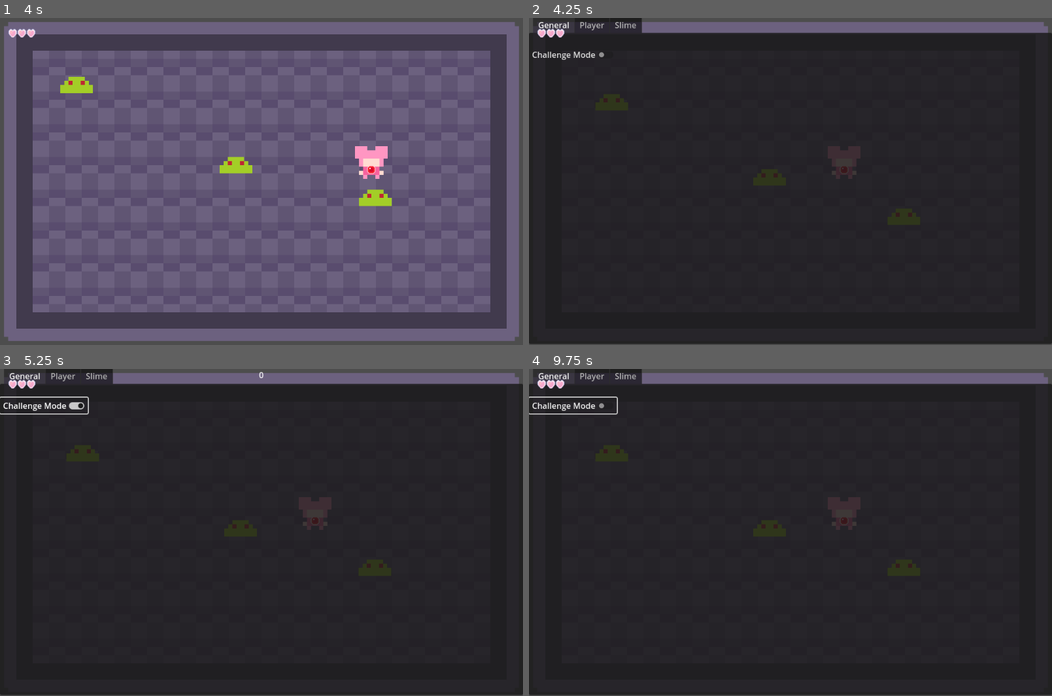
Above: before the commit, frames 1-4 (two rows, left to right).
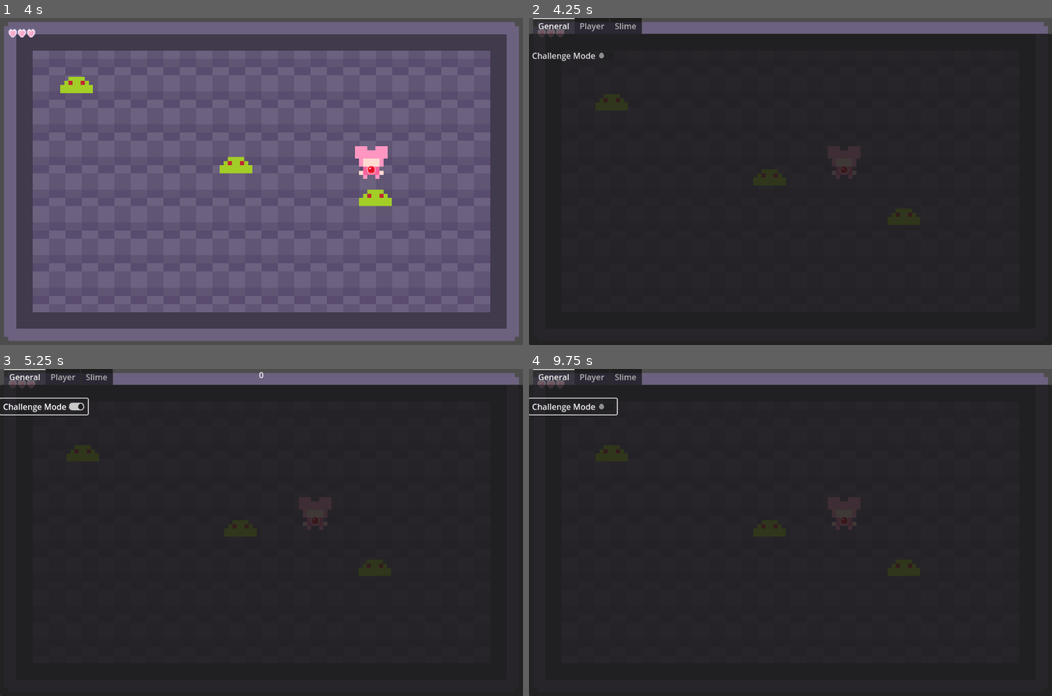
Above: after the commit, the same moments.

Repository: MagicalMegaDev/Magical-Persona-Repo
Game: Godot game, scene res://Assets/Scenes/main.tscn
Same seed, same stepped clock (60 frames per second), same inputs: the game is played once before the commit and once after it.
Inputs:
- Up to frame 1 (4 s): tap Enter at 0.5 s; hold D (move_right) 0.53-1.28 s; tap Space (speed) every 0.75 s from 0.6 to 3.6 s; hold S (move_down) 1.28-2.03 s; hold D (move_right) 2.03-2.78 s; hold W (move_up) 2.78-3.53 s; hold A (move_left) from 3.53 s (still down)
- Up to frame 2 (4.25 s): keep holding A (move_left); tap Tab (debug_menu) at 4.15 s
- Up to frame 3 (5.25 s): tap Space (speed) at 4.35 s; release A (move_left) at 5 s; click "Challenge Mode" at 5 s
- Up to frame 4 (9.75 s): tap Space (speed) at 5.75, 5.85, 6.6, 7.25, 7.35, 8.1, 8.75, 8.85, 9.6 s; hold S (move_down) 5.78-6.53 s; tap Enter at 6.5, 8 s; hold D (move_right) 6.53-7.28 s; hold W (move_up) 7.28-8.03 s; hold D (move_right) 8.03-8.78 s; hold S (move_down) 8.78-9.53 s; hold A (move_left) from 9.53 s (still down)

Frame 1 is identical in both runs. In frame 2, 0.9% of the frame differs, in the area x 0-100%, y 0-100%; in frame 3, 1.2%; in frame 4, 1.1%.

Commit message:
UI layering fixed.
Need to enable challenge mode for the debugpool

Diff:
--- a/Assets/Scenes/UI/Debug/DebugMenu.tscn
+++ b/Assets/Scenes/UI/Debug/DebugMenu.tscn
@@ -2,20 +2,14 @@
 
 [ext_resource type="Script" uid="uid://3hpjktijmboh" path="res://Assets/Scripts/Globals/DebugMenu.gd" id="1_j4k8n"]
 
-[node name="TestDebugMenu" type="Control" node_paths=PackedStringArray("tab_container")]
+[node name="TestDebugMenu" type="CanvasLayer" node_paths=PackedStringArray("menu", "tab_container")]
 process_mode = 3
-z_index = 10
-layout_mode = 3
-anchors_preset = 15
-anchor_right = 1.0
-anchor_bottom = 1.0
-grow_horizontal = 2
-grow_vertical = 2
+layer = 2
 script = ExtResource("1_j4k8n")
+menu = NodePath("")
 tab_container = NodePath("TabContainer")
 
 [node name="TabContainer" type="TabContainer" parent="."]
-layout_mode = 1
 anchors_preset = 15
 anchor_right = 1.0
 anchor_bottom = 1.0
--- a/Assets/Scripts/Components/Handlers/DebugEnemyPool.gd
+++ b/Assets/Scripts/Components/Handlers/DebugEnemyPool.gd
@@ -2,6 +2,7 @@
 
 var alive_enemies = {}
 var dead_enemies = {}
+var challenge := false
 
 func _ready():
 	for child in get_tree().get_nodes_in_group("Enemies"):
@@ -31,3 +32,10 @@
 		e.visible = true
 		alive_enemies[e] = dead_enemies[e]
 	dead_enemies.clear()
+
+#DEBUG
+func _challenge_mode_on():
+	challenge = true
+
+func _challenge_mod_off():
+	challenge = false
--- a/Assets/Scripts/Globals/DebugMenu.gd
+++ b/Assets/Scripts/Globals/DebugMenu.gd
@@ -1,20 +1,21 @@
-extends Control
+extends CanvasLayer
 
 var categories := {}
 var inspected_objects := {}
 
+@export var menu:Control
 @export var tab_container:TabContainer
 
 signal challenge_enabled
 signal challenge_disabled
 
 func _ready():
-	visible = false
+	tab_container.visible = false
 
 func _process(delta):
 	if(Input.is_action_just_pressed("debug_menu")):
-		visible = !visible
-		get_tree().paused = visible
+		tab_container.visible = !tab_container.visible
+		get_tree().paused = tab_container.visible
 
 
 func _create_panel(panel_name:String):
